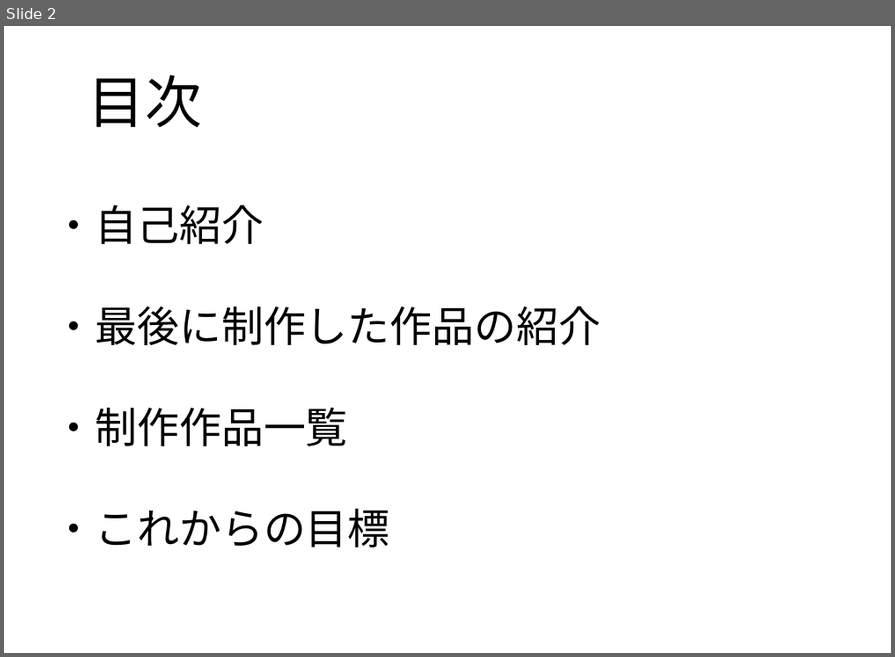
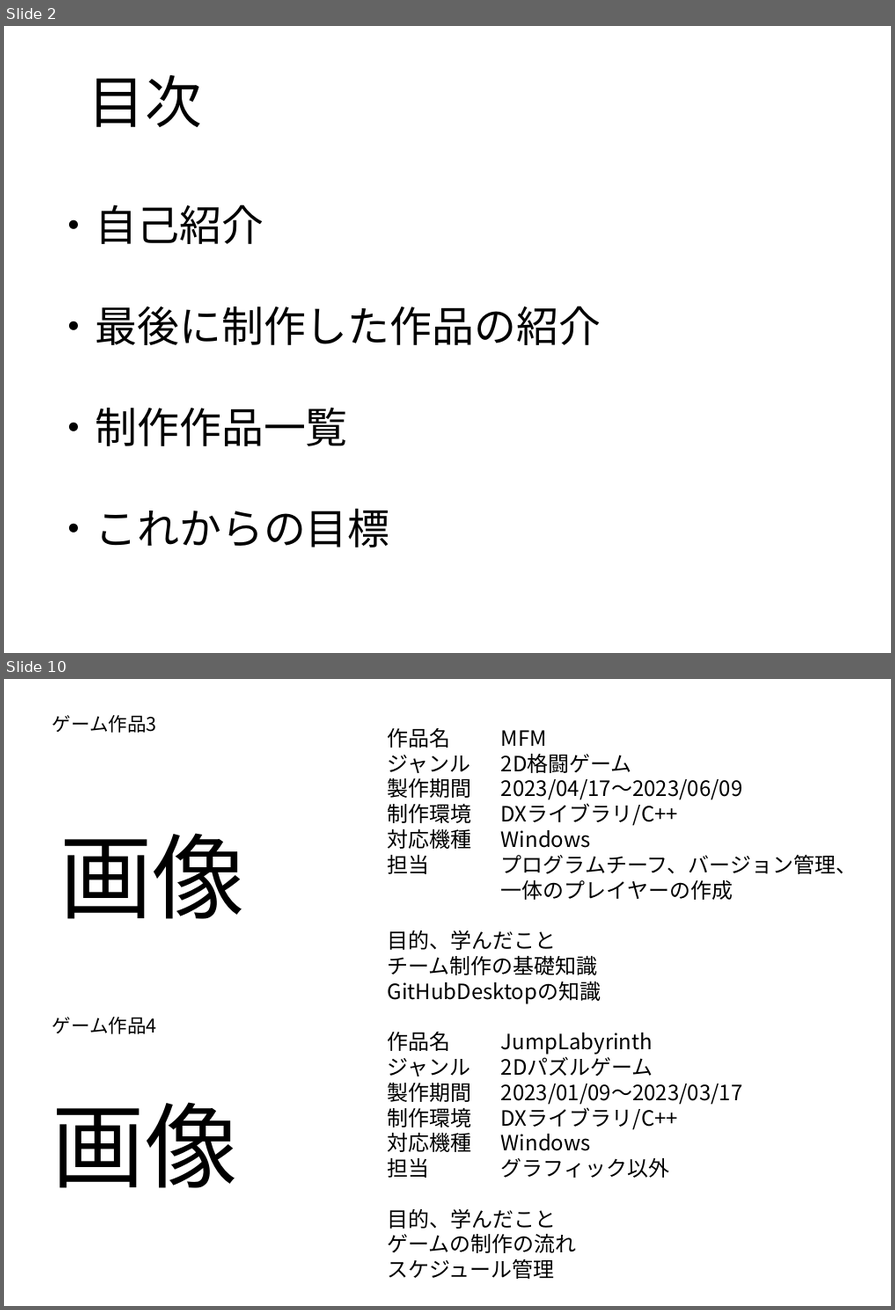
Before and after one commit to Hmmtrnt/Protfolio, a slide deck: ポートフォリオコナミ.pptx. Shown one above the other, each under a label of ours: slide 2 before the commit, slides 2 and 10 after it; the slides between them are not shown. The pictures are 895x657 and 895x1310 pixels, drawn with LibreOffice and Linux fonts; fonts in the diff are those of the drawing. Boxes give left, top, right and bottom in pixels: in the first picture for what was removed or moved away, otherwise in the second. Text is boxed around its words. In the diff, an @@ line names an element or a change of style, - is before the commit and + after.

```diff
--- a/ポートフォリオコナミ.pptx
+++ b/ポートフォリオコナミ.pptx
@@ slide 10 added at (4, 679, 891, 1306), background #FFFFFF @@
@@ text added at (52, 715, 157, 733), 18 pt, text #000000 @@
+ゲーム作品3
@@ text added at (388, 728, 857, 1005), 20 pt, text #000000 @@
+作品名 MFM
+ジャンル 2D格闘ゲーム
+製作期間 2023/04/17～2023/06/09
+制作環境 DXライブラリ/C++
+対応機種 Windows
+担当 プログラムチーフ、バージョン管理、
+一体のプレイヤーの作成
+目的、学んだこと
+チーム制作の基礎知識
+GitHubDesktopの知識
@@ text added at (59, 833, 245, 919), 88 pt, text #000000 @@
+画像
@@ text added at (52, 1017, 157, 1035), 18 pt, text #000000 @@
+ゲーム作品4
@@ text added at (388, 1032, 743, 1279), 20 pt, text #000000 @@
+作品名 JumpLabyrinth
+ジャンル 2Dパズルゲーム
+製作期間 2023/01/09～2023/03/17
+制作環境 DXライブラリ/C++
+対応機種 Windows
+担当 グラフィック以外
+目的、学んだこと
+ゲームの制作の流れ
+スケジュール管理
@@ text added at (52, 1102, 238, 1189), 88 pt, text #000000 @@
+画像
```
Also in this commit, not shown: 6 slides changed, 3 other slides added, 4 slides removed.
